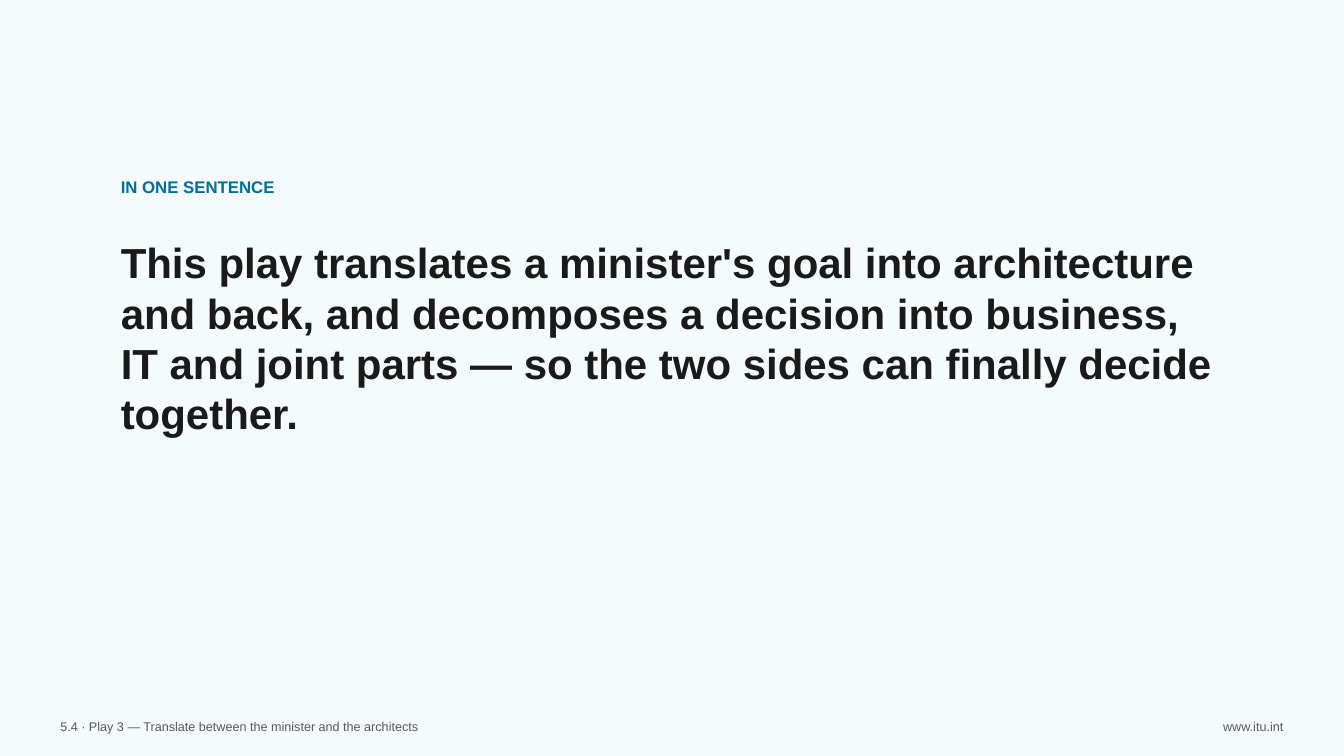
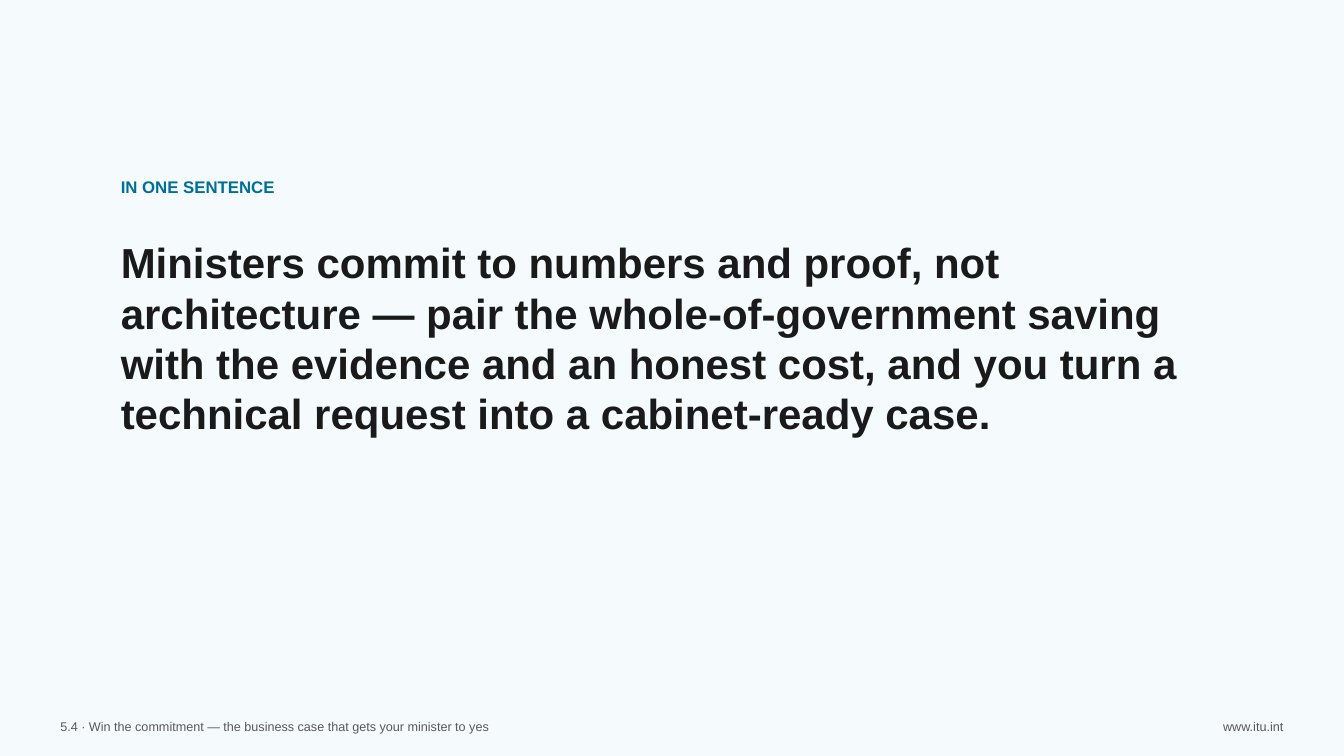
Before and after one commit to aarelaponin/geatdm-framework, a slide deck: slide 29 of 10-Knowledge-Products/KP1-GEA/videos/module_5/en/decks/KP1_M5_Deck_v0.1.pptx. Drawn at 1344x756 pixels with LibreOffice and Linux fonts; fonts in the diff are those of the drawing. Boxes give left, top, right and bottom in pixels: in the first picture for what was removed or moved away, otherwise in the second. Text is boxed around its words. In the diff, an @@ line names an element or a change of style, - is before the commit and + after.

```diff
--- a/10-Knowledge-Products/KP1-GEA/videos/module_5/en/decks/KP1_M5_Deck_v0.1.pptx
+++ b/10-Knowledge-Products/KP1-GEA/videos/module_5/en/decks/KP1_M5_Deck_v0.1.pptx
@@ text at (x1=121, y1=247, x2=1176, y2=438): text changed @@
-This play translates a minister's goal into architecture and back, and decomposes a decision into business, IT and joint parts — so the two sides can finally decide together.
+Ministers commit to numbers and proof, not architecture — pair the whole-of-government saving with the evidence and an honest cost, and you turn a technical request into a cabinet-ready case.
@@ text at (x1=60, y1=722, x2=489, y2=734): text changed @@
-5.4 · Play 3 — Translate between the minister and the architects
+5.4 · Win the commitment — the business case that gets your minister to yes
```
Also in this commit, not shown: 35 other slides changed, 15 slides added, 15 slides removed, 58 other files.
